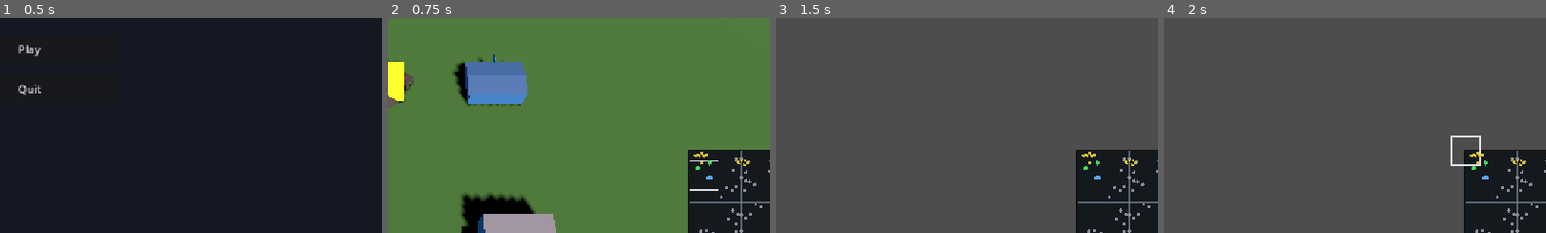
Above: before the commit, frames 1-4 (left to right).
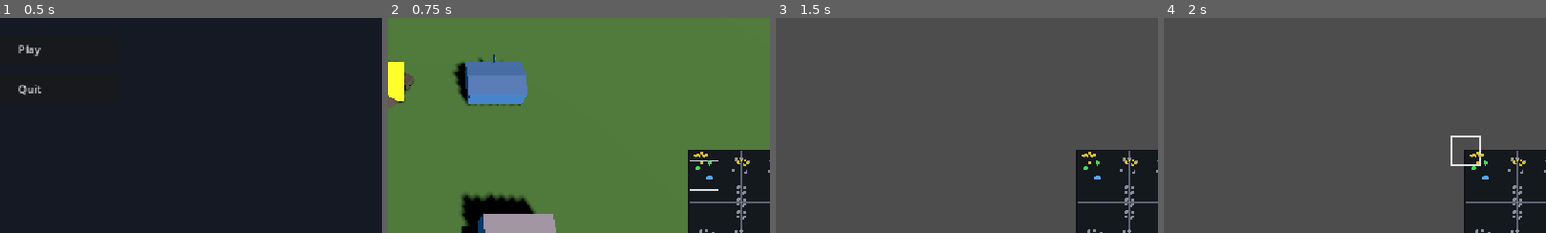
Above: after the commit, the same moments.

Repository: nplvkntx/endless-battle
Game: Godot game, scene res://scenes/ui/main_menu.tscn
Two runs of this game, one before a commit and one after it. Both use one fixed random seed, a clock stepped at 60 frames per second and the inputs below.
Inputs (mouse positions are % of the whole screen's width and height, from its top left):
- Up to frame 1 (0.5 s): no input
- Up to frame 2 (0.75 s): click "Play" at 0.5 s
- Up to frame 3 (1.5 s): tap Enter at 1.25 s; drag from (92, 86) to (60, 28) at 1.27 s
- Up to frame 4 (2 s): no input
The pictures show only the part of the screen within x 46-96%, y 44-94%; the shares and areas given below are measured in that part.

Frame 1 is identical in both runs. In frame 2, 0.3% of the frame differs, in the area x 87-98%, y 73-97%; in frame 3, 0.3%; in frame 4, 0.3%.

Commit message:
Group middle creeps into camps

Diff:
--- a/scenes/world/neutral_creep_camps.tscn
+++ b/scenes/world/neutral_creep_camps.tscn
@@ -121,116 +121,104 @@
 attack_damage = 16
 attack_cooldown = 0.95
 
-[node name="MediumCampNorthwestRoute" type="Node3D" parent="." unique_id=1804294731]
-transform = Transform3D(1, 0, 0, 0, 1, 0, 0, 0, 1, -14, 0, -8)
-script = ExtResource("2_creep_camp")
-
-[node name="Creep1" parent="MediumCampNorthwestRoute" unique_id=1804294732 instance=ExtResource("1_neutral_creep")]
-transform = Transform3D(1, 0, 0, 0, 1, 0, 0, 0, 1, -5, 0.5, 3)
-attack_damage = 11
-attack_cooldown = 1.1
-
-[node name="Creep2" parent="MediumCampNorthwestRoute" unique_id=1804294733 instance=ExtResource("1_neutral_creep")]
-transform = Transform3D(1, 0, 0, 0, 1, 0, 0, 0, 1, 5, 0.5, -3)
-attack_damage = 11
-attack_cooldown = 1.1
-
-[node name="Creep3" parent="MediumCampNorthwestRoute" unique_id=1804294734 instance=ExtResource("1_neutral_creep")]
-transform = Transform3D(1, 0, 0, 0, 1, 0, 0, 0, 1, 0, 0.5, -6)
-attack_damage = 11
-attack_cooldown = 1.1
-
-[node name="MediumCampSoutheastRoute" type="Node3D" parent="." unique_id=1804294735]
-transform = Transform3D(1, 0, 0, 0, 1, 0, 0, 0, 1, 14, 0, 8)
-script = ExtResource("2_creep_camp")
-
-[node name="Creep1" parent="MediumCampSoutheastRoute" unique_id=1804294736 instance=ExtResource("1_neutral_creep")]
-transform = Transform3D(1, 0, 0, 0, 1, 0, 0, 0, 1, -5, 0.5, 3)
-attack_damage = 11
-attack_cooldown = 1.1
-
-[node name="Creep2" parent="MediumCampSoutheastRoute" unique_id=1804294737 instance=ExtResource("1_neutral_creep")]
-transform = Transform3D(1, 0, 0, 0, 1, 0, 0, 0, 1, 5, 0.5, -3)
-attack_damage = 11
-attack_cooldown = 1.1
-
-[node name="Creep3" parent="MediumCampSoutheastRoute" unique_id=1804294738 instance=ExtResource("1_neutral_creep")]
-transform = Transform3D(1, 0, 0, 0, 1, 0, 0, 0, 1, 0, 0.5, -6)
-attack_damage = 11
-attack_cooldown = 1.1
-
-[node name="MediumCampSouthwestFlank" type="Node3D" parent="." unique_id=301000060]
-transform = Transform3D(1, 0, 0, 0, 1, 0, 0, 0, 1, -8, 0, 14)
-script = ExtResource("2_creep_camp")
-
-[node name="Creep1" parent="MediumCampSouthwestFlank" unique_id=301000061 instance=ExtResource("1_neutral_creep")]
-transform = Transform3D(1, 0, 0, 0, 1, 0, 0, 0, 1, -5, 0.5, 3)
-attack_damage = 11
-attack_cooldown = 1.1
-
-[node name="Creep2" parent="MediumCampSouthwestFlank" unique_id=301000062 instance=ExtResource("1_neutral_creep")]
-transform = Transform3D(1, 0, 0, 0, 1, 0, 0, 0, 1, 5, 0.5, -3)
-attack_damage = 11
-attack_cooldown = 1.1
-
-[node name="Creep3" parent="MediumCampSouthwestFlank" unique_id=301000063 instance=ExtResource("1_neutral_creep")]
-transform = Transform3D(1, 0, 0, 0, 1, 0, 0, 0, 1, 0, 0.5, -6)
-attack_damage = 11
-attack_cooldown = 1.1
-
-[node name="MediumCampNortheastFlank" type="Node3D" parent="." unique_id=301000064]
-transform = Transform3D(1, 0, 0, 0, 1, 0, 0, 0, 1, 8, 0, -14)
-script = ExtResource("2_creep_camp")
-
-[node name="Creep1" parent="MediumCampNortheastFlank" unique_id=301000065 instance=ExtResource("1_neutral_creep")]
-transform = Transform3D(1, 0, 0, 0, 1, 0, 0, 0, 1, -5, 0.5, 3)
-attack_damage = 11
-attack_cooldown = 1.1
-
-[node name="Creep2" parent="MediumCampNortheastFlank" unique_id=301000066 instance=ExtResource("1_neutral_creep")]
-transform = Transform3D(1, 0, 0, 0, 1, 0, 0, 0, 1, 5, 0.5, -3)
-attack_damage = 11
-attack_cooldown = 1.1
-
-[node name="Creep3" parent="MediumCampNortheastFlank" unique_id=301000067 instance=ExtResource("1_neutral_creep")]
-transform = Transform3D(1, 0, 0, 0, 1, 0, 0, 0, 1, 0, 0.5, -6)
-attack_damage = 11
-attack_cooldown = 1.1
-
-[node name="MediumCampUpperCenter" type="Node3D" parent="." unique_id=301000068]
-transform = Transform3D(1, 0, 0, 0, 1, 0, 0, 0, 1, 0, 0, -18)
-script = ExtResource("2_creep_camp")
-
-[node name="Creep1" parent="MediumCampUpperCenter" unique_id=301000069 instance=ExtResource("1_neutral_creep")]
-transform = Transform3D(1, 0, 0, 0, 1, 0, 0, 0, 1, -5, 0.5, 3)
-attack_damage = 11
-attack_cooldown = 1.1
-
-[node name="Creep2" parent="MediumCampUpperCenter" unique_id=301000070 instance=ExtResource("1_neutral_creep")]
-transform = Transform3D(1, 0, 0, 0, 1, 0, 0, 0, 1, 5, 0.5, -3)
-attack_damage = 11
-attack_cooldown = 1.1
-
-[node name="Creep3" parent="MediumCampUpperCenter" unique_id=301000071 instance=ExtResource("1_neutral_creep")]
-transform = Transform3D(1, 0, 0, 0, 1, 0, 0, 0, 1, 0, 0.5, -6)
-attack_damage = 11
-attack_cooldown = 1.1
-
-[node name="MediumCampLowerCenter" type="Node3D" parent="." unique_id=301000072]
-transform = Transform3D(1, 0, 0, 0, 1, 0, 0, 0, 1, 0, 0, 18)
-script = ExtResource("2_creep_camp")
-
-[node name="Creep1" parent="MediumCampLowerCenter" unique_id=301000073 instance=ExtResource("1_neutral_creep")]
-transform = Transform3D(1, 0, 0, 0, 1, 0, 0, 0, 1, -5, 0.5, 3)
-attack_damage = 11
-attack_cooldown = 1.1
-
-[node name="Creep2" parent="MediumCampLowerCenter" unique_id=301000074 instance=ExtResource("1_neutral_creep")]
-transform = Transform3D(1, 0, 0, 0, 1, 0, 0, 0, 1, 5, 0.5, -3)
-attack_damage = 11
-attack_cooldown = 1.1
-
-[node name="Creep3" parent="MediumCampLowerCenter" unique_id=301000075 instance=ExtResource("1_neutral_creep")]
-transform = Transform3D(1, 0, 0, 0, 1, 0, 0, 0, 1, 0, 0.5, -6)
-attack_damage = 11
-attack_cooldown = 1.1
+[node name="MediumCampNorthCenter" type="Node3D" parent="." unique_id=301000068]
+transform = Transform3D(1, 0, 0, 0, 1, 0, 0, 0, 1, 0, 0, -12)
+script = ExtResource("2_creep_camp")
+
+[node name="Creep1" parent="MediumCampNorthCenter" unique_id=301000069 instance=ExtResource("1_neutral_creep")]
+transform = Transform3D(1, 0, 0, 0, 1, 0, 0, 0, 1, -3, 0.5, 2)
+attack_damage = 11
+attack_cooldown = 1.1
+
+[node name="Creep2" parent="MediumCampNorthCenter" unique_id=301000070 instance=ExtResource("1_neutral_creep")]
+transform = Transform3D(1, 0, 0, 0, 1, 0, 0, 0, 1, 3, 0.5, -2)
+attack_damage = 11
+attack_cooldown = 1.1
+
+[node name="Creep3" parent="MediumCampNorthCenter" unique_id=301000071 instance=ExtResource("1_neutral_creep")]
+transform = Transform3D(1, 0, 0, 0, 1, 0, 0, 0, 1, 2, 0.5, 3)
+attack_damage = 11
+attack_cooldown = 1.1
+
+[node name="Creep4" parent="MediumCampNorthCenter" unique_id=1804294732 instance=ExtResource("1_neutral_creep")]
+transform = Transform3D(1, 0, 0, 0, 1, 0, 0, 0, 1, -2, 0.5, -3)
+attack_damage = 11
+attack_cooldown = 1.1
+
+[node name="Creep5" parent="MediumCampNorthCenter" unique_id=1804294733 instance=ExtResource("1_neutral_creep")]
+transform = Transform3D(1, 0, 0, 0, 1, 0, 0, 0, 1, -3, 0.5, -2)
+attack_damage = 11
+attack_cooldown = 1.1
+
+[node name="Creep6" parent="MediumCampNorthCenter" unique_id=1804294734 instance=ExtResource("1_neutral_creep")]
+transform = Transform3D(1, 0, 0, 0, 1, 0, 0, 0, 1, 3, 0.5, 2)
+attack_damage = 11
+attack_cooldown = 1.1
+
+[node name="MediumCampSouthCenter" type="Node3D" parent="." unique_id=301000072]
+transform = Transform3D(1, 0, 0, 0, 1, 0, 0, 0, 1, 0, 0, 12)
+script = ExtResource("2_creep_camp")
+
+[node name="Creep1" parent="MediumCampSouthCenter" unique_id=301000073 instance=ExtResource("1_neutral_creep")]
+transform = Transform3D(1, 0, 0, 0, 1, 0, 0, 0, 1, -3, 0.5, 2)
+attack_damage = 11
+attack_cooldown = 1.1
+
+[node name="Creep2" parent="MediumCampSouthCenter" unique_id=301000074 instance=ExtResource("1_neutral_creep")]
+transform = Transform3D(1, 0, 0, 0, 1, 0, 0, 0, 1, 3, 0.5, -2)
+attack_damage = 11
+attack_cooldown = 1.1
+
+[node name="Creep3" parent="MediumCampSouthCenter" unique_id=301000075 instance=ExtResource("1_neutral_creep")]
+transform = Transform3D(1, 0, 0, 0, 1, 0, 0, 0, 1, 2, 0.5, 3)
+attack_damage = 11
+attack_cooldown = 1.1
+
+[node name="Creep4" parent="MediumCampSouthCenter" unique_id=1804294736 instance=ExtResource("1_neutral_creep")]
+transform = Transform3D(1, 0, 0, 0, 1, 0, 0, 0, 1, -2, 0.5, -3)
+attack_damage = 11
+attack_cooldown = 1.1
+
+[node name="Creep5" parent="MediumCampSouthCenter" unique_id=1804294737 instance=ExtResource("1_neutral_creep")]
+transform = Transform3D(1, 0, 0, 0, 1, 0, 0, 0, 1, -3, 0.5, -2)
+attack_damage = 11
+attack_cooldown = 1.1
+
+[node name="Creep6" parent="MediumCampSouthCenter" unique_id=1804294738 instance=ExtResource("1_neutral_creep")]
+transform = Transform3D(1, 0, 0, 0, 1, 0, 0, 0, 1, 3, 0.5, 2)
+attack_damage = 11
+attack_cooldown = 1.1
+
+[node name="MediumCampCentralCrossroads" type="Node3D" parent="." unique_id=1804294731]
+transform = Transform3D(1, 0, 0, 0, 1, 0, 0, 0, 1, 0, 0, 0)
+script = ExtResource("2_creep_camp")
+
+[node name="Creep1" parent="MediumCampCentralCrossroads" unique_id=301000061 instance=ExtResource("1_neutral_creep")]
+transform = Transform3D(1, 0, 0, 0, 1, 0, 0, 0, 1, -3, 0.5, 2)
+attack_damage = 11
+attack_cooldown = 1.1
+
+[node name="Creep2" parent="MediumCampCentralCrossroads" unique_id=301000062 instance=ExtResource("1_neutral_creep")]
+transform = Transform3D(1, 0, 0, 0, 1, 0, 0, 0, 1, 3, 0.5, -2)
+attack_damage = 11
+attack_cooldown = 1.1
+
+[node name="Creep3" parent="MediumCampCentralCrossroads" unique_id=301000063 instance=ExtResource("1_neutral_creep")]
+transform = Transform3D(1, 0, 0, 0, 1, 0, 0, 0, 1, 2, 0.5, 3)
+attack_damage = 11
+attack_cooldown = 1.1
+
+[node name="Creep4" parent="MediumCampCentralCrossroads" unique_id=301000065 instance=ExtResource("1_neutral_creep")]
+transform = Transform3D(1, 0, 0, 0, 1, 0, 0, 0, 1, -2, 0.5, -3)
+attack_damage = 11
+attack_cooldown = 1.1
+
+[node name="Creep5" parent="MediumCampCentralCrossroads" unique_id=301000066 instance=ExtResource("1_neutral_creep")]
+transform = Transform3D(1, 0, 0, 0, 1, 0, 0, 0, 1, -3, 0.5, -2)
+attack_damage = 11
+attack_cooldown = 1.1
+
+[node name="Creep6" parent="MediumCampCentralCrossroads" unique_id=301000067 instance=ExtResource("1_neutral_creep")]
+transform = Transform3D(1, 0, 0, 0, 1, 0, 0, 0, 1, 3, 0.5, 2)
+attack_damage = 11
+attack_cooldown = 1.1
